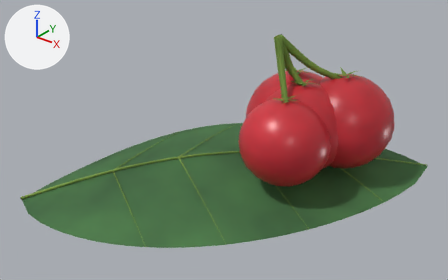
A saved change to the Blender file models/items/plants/herbs/oneleaved_fourberry.blend.
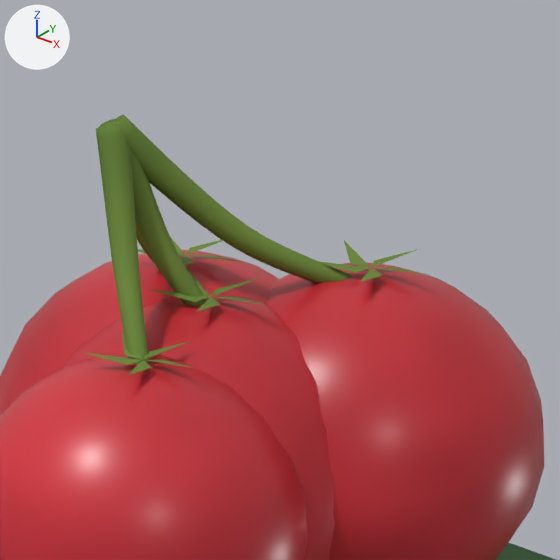
Each version is shown whole from a 50 mm lens placed at (0.2093, -0.2608, 0.2156), pointed at (0.0035, -0.0035, 0.0561), then close up on the part from 55% to 89% of the width and 1% to 55% of the height. The lights are fixed; the arrows at upper left show +X, +Y and +Z. The first two pictures are the older version.

Names of what the first close-up shows: 'Herb'.
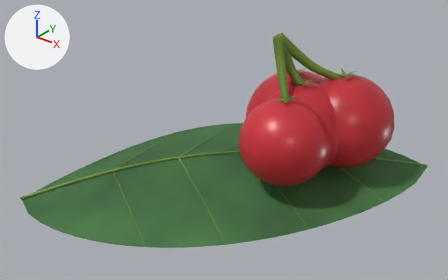
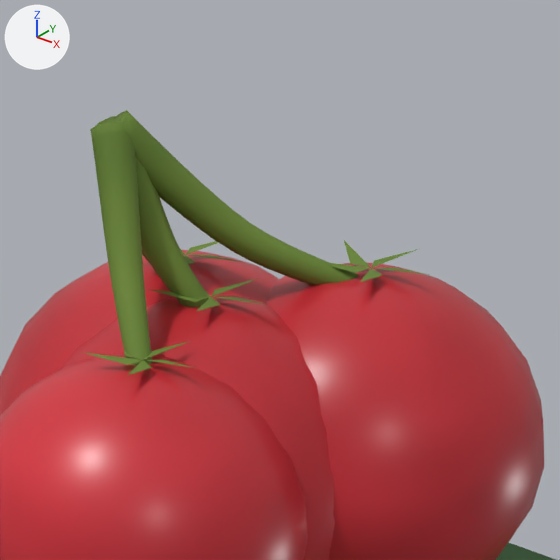
Where the change shows, as pixel boxes [x1, y1, x2, y2] in the close-ups (560 x 560 px; the box of a moved part takes in the faces that stretch with it):
'Herb', reshaped
    before: [0, 114, 556, 560]
    after: [0, 110, 556, 560]
part 1 of me_leaf, moved or reshaped
    before: [96, 114, 196, 265]
    after: [90, 110, 197, 264]

The change, as a diff of the scene's bpy script:
```diff
--- a/models/items/plants/herbs/oneleaved_fourberry.blend.py
+++ b/models/items/plants/herbs/oneleaved_fourberry.blend.py
@@ me_leaf @@
 me_leaf.from_pydata(...)  # 3603 vertices, 3502 faces; spans x -0.106..0.102, y -0.088..0.083, z 0.008..0.122
 # used by ob_herb; location = (0.0, 0.0, 0.0)
+# me_leaf part 1
+# 20 vertices are removed from x 0.029..0.038, y 0.008..0.024, z 0.094..0.121
+# 111 faces are deleted
+# 11 vertices in x 0.028..0.032, y 0.006..0.014, z 0.111..0.12 move by (-0.001, 0.0, 0.0)
+# 10 vertices in x 0.028..0.034, y 0.005..0.011, z 0.112..0.12 move by (0.0, -0.001, 0.0)
+# 7 vertices in x 0.029..0.033, y 0.012..0.015, z 0.113..0.121 move by (0.0, 0.001, 0.0)
+# 6 vertices in x 0.032..0.033, y 0.009..0.014, z 0.109..0.121 move by (0.001, 0.0, 0.0)
+# 3 vertices in x 0.031..0.034, y 0.013, z 0.11..0.12 move by (-0.001, 0.001, 0.0)
+# 3 vertices in x 0.029..0.03, y 0.008..0.013, z 0.111..0.121 move by (-0.001, -0.001, 0.0)
+# 48 vertices move from x 0.028..0.036, y 0.006..0.024, z 0.094..0.121 to x 0.027..0.038, y 0.007..0.024, z 0.094..0.121
+# 20 vertices are added at x 0.029..0.038, y 0.006..0.024, z 0.094..0.122
+# 111 new faces join them, mat_stem
 me_leaf.materials.append(mat_dark_leaf)
```
